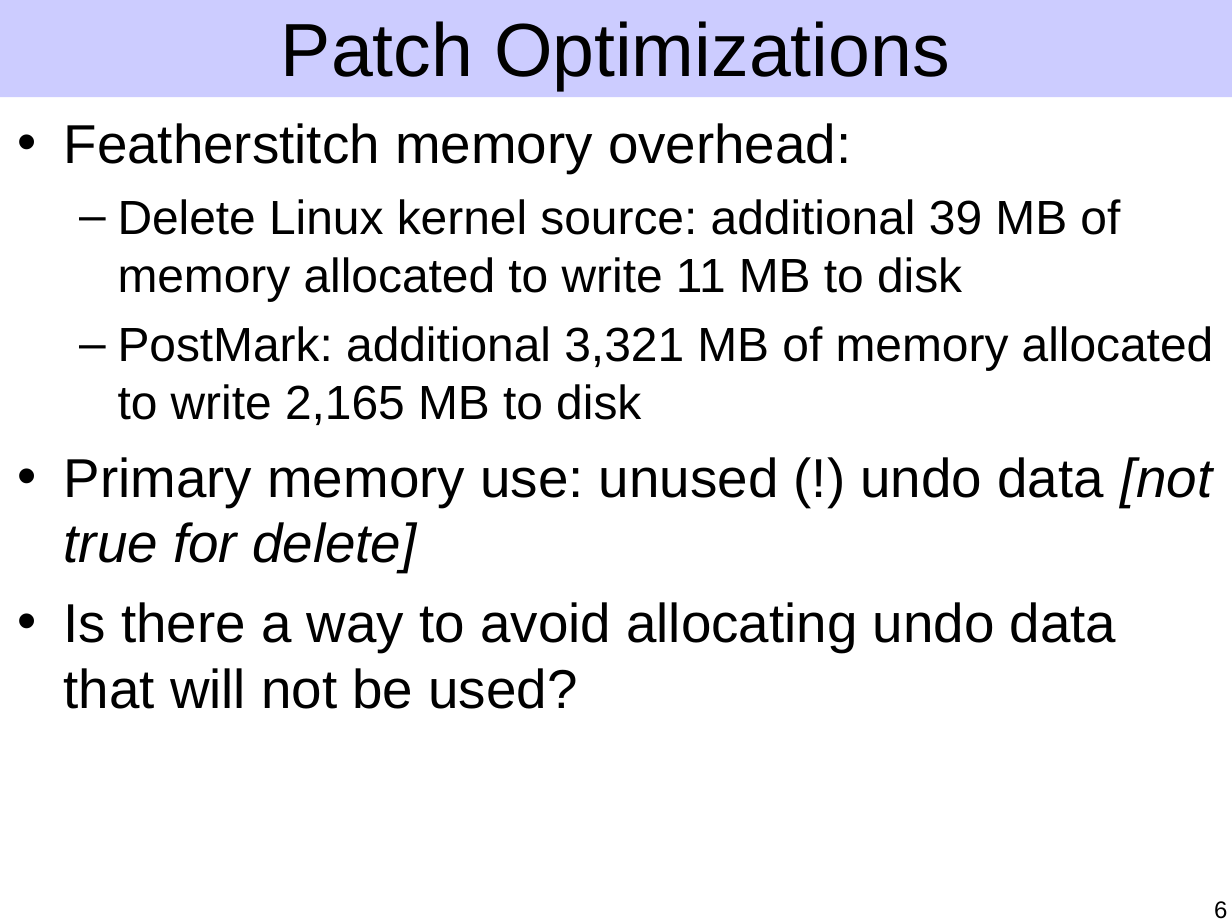
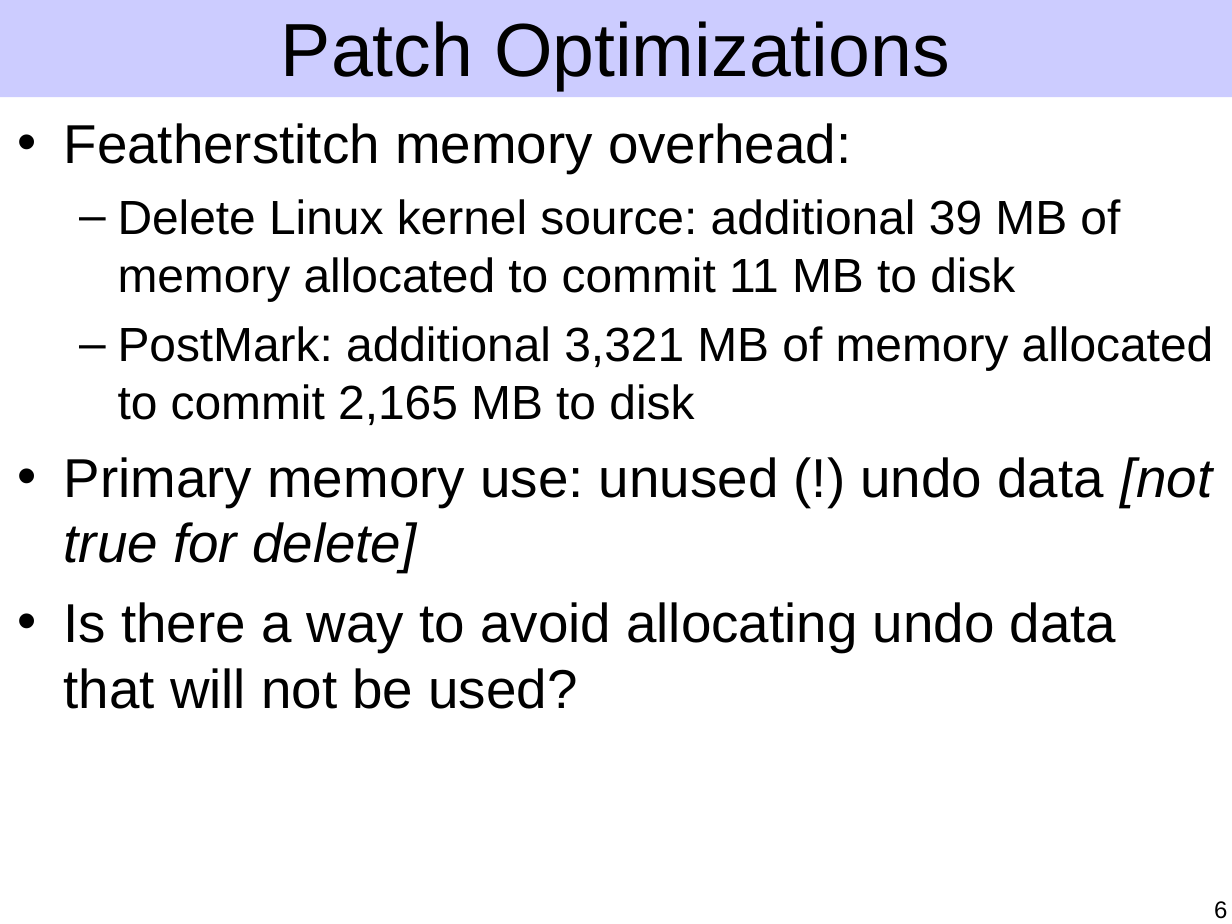
Before and after one commit to ucla-readable/fstitch-doc, a slide deck: slide 6 of sosp/pres.ppt. Drawn at 1232x924 pixels with LibreOffice and Linux fonts; fonts in the diff are those of the drawing. Boxes give left, top, right and bottom in pixels: in the first picture for what was removed or moved away, otherwise in the second. Text is boxed around its words. In the diff, an @@ line names an element or a change of style, - is before the commit and + after.

```diff
--- a/sosp/pres.ppt
+++ b/sosp/pres.ppt
@@ text at (x1=118, y1=199, x2=1214, y2=425): text changed @@
-  – Delete Linux kernel source: additional 39 MB of memory allocated to write 11 MB to disk
-  – PostMark: additional 3,321 MB of memory allocated to write 2,165 MB to disk
+  – Delete Linux kernel source: additional 39 MB of memory allocated to commit 11 MB to disk
+  – PostMark: additional 3,321 MB of memory allocated to commit 2,165 MB to disk
```
Also in this commit, not shown: 6 other slides changed, 6 slides added, 1 slide removed.
